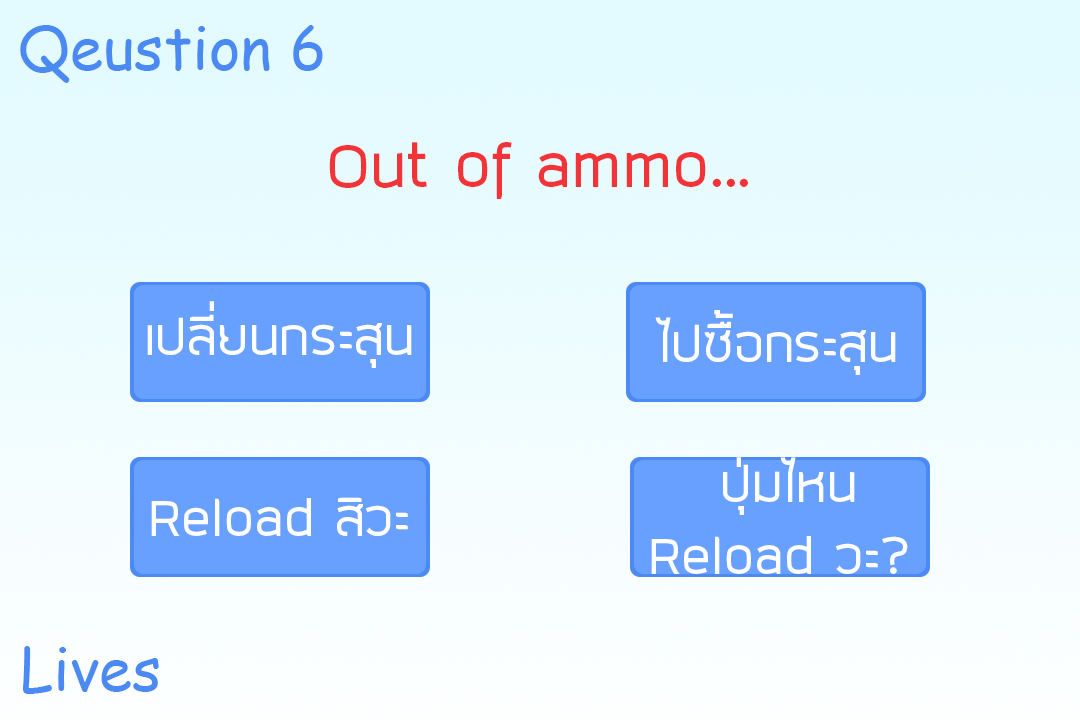
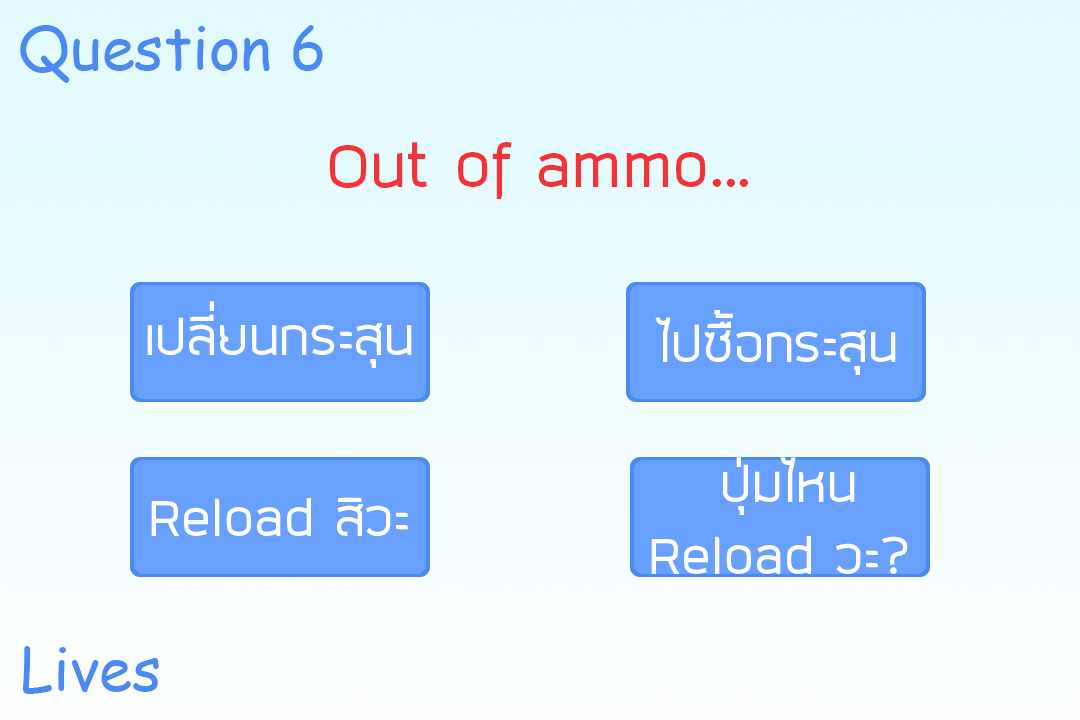
Revision of a layered 1080px x 720px image; what changed, layer by layer:
renamed "Qeustion 6" to "Question 6", painted on it over box(72, 39, 134, 71)
